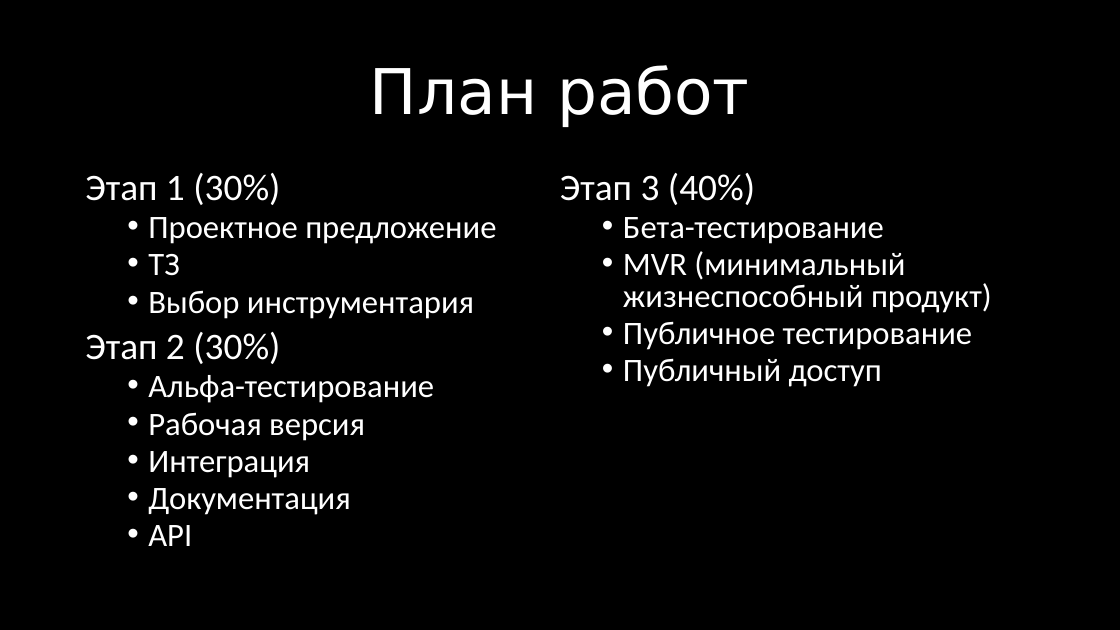
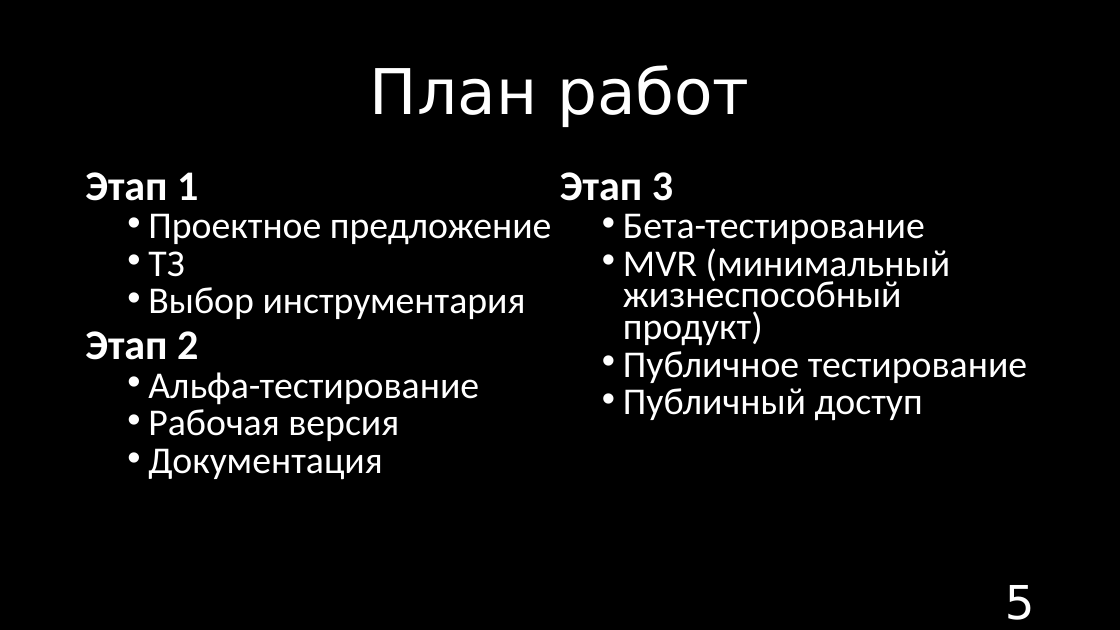
Before and after one commit to Komaricus/SmartFood, a slide deck: slide 5 of 15.11.2018 16-30.pptx. Drawn at 1120x630 pixels with LibreOffice and Linux fonts; fonts in the diff are those of the drawing; background and template pictures are left out. Boxes give left, top, right and bottom in pixels: in the first picture for what was removed or moved away, otherwise in the second. Text is boxed around its words. In the diff, an @@ line names an element or a change of style, - is before the commit and + after.

Commit message:
Изменена презентация 1 Этап

```diff
--- a/15.11.2018 16-30.pptx
+++ b/15.11.2018 16-30.pptx
@@ text at (x1=85, y1=172, x2=198, y2=201): text changed; size 32 to 36.1 pt; bold on @@
-Этап 1 (30%)
+Этап 1
@@ text at (x1=560, y1=172, x2=673, y2=201): text changed; size 32 to 36.1 pt; bold on @@
-  • API
-Этап 3 (40%)
+Этап 3
@@ text at (x1=148, y1=213, x2=1027, y2=480): size 28 to 32.4 pt; line spacing 0.8 to 0.7 @@
@@ text at (x1=85, y1=331, x2=198, y2=360): text changed; size 32 to 36.1 pt; bold on @@
-Этап 2 (30%)
+Этап 2
@@ text at (x1=148, y1=451, x2=310, y2=478): paragraph removed @@
-  • Интеграция
@@ page number added at (x1=1005, y1=585, x2=1035, y2=620), 40 pt, text #FFFFFF @@
+5
```
Also in this commit, not shown: 4 other slides changed.
